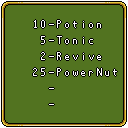
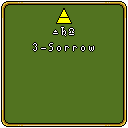
Layer changes from the first 128px x 128px image to the second:
added layer "Spell" above "Items" over [32, 8, 95, 52]
hid "Items" over [32, 19, 118, 106]
